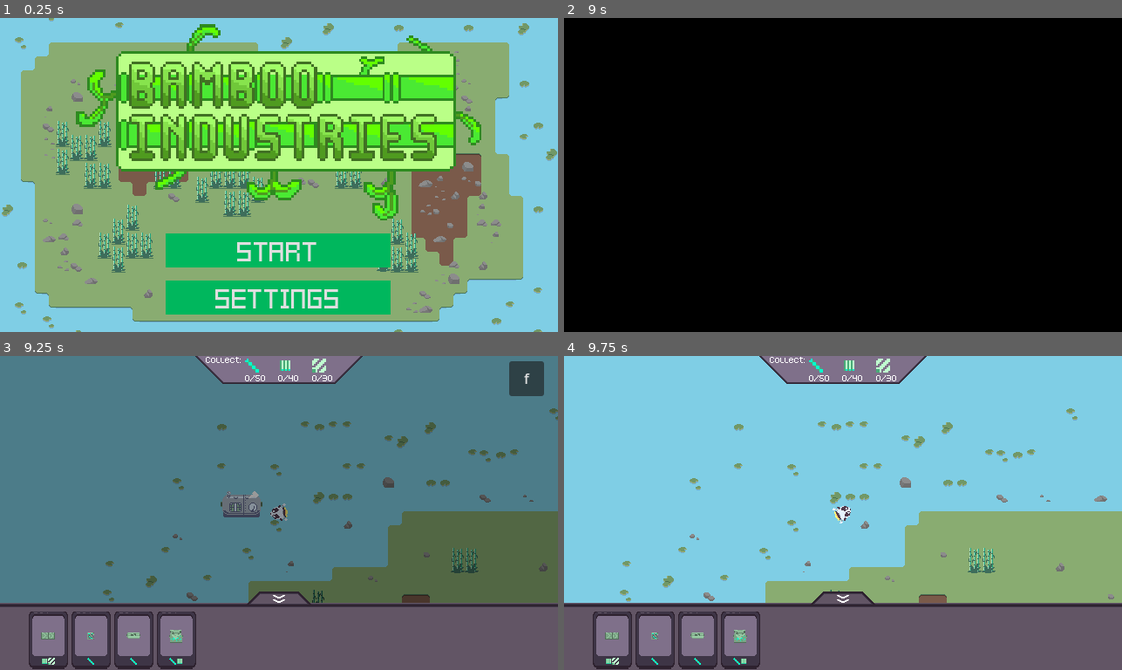
Above: before the commit, frames 1-4 (two rows, left to right).
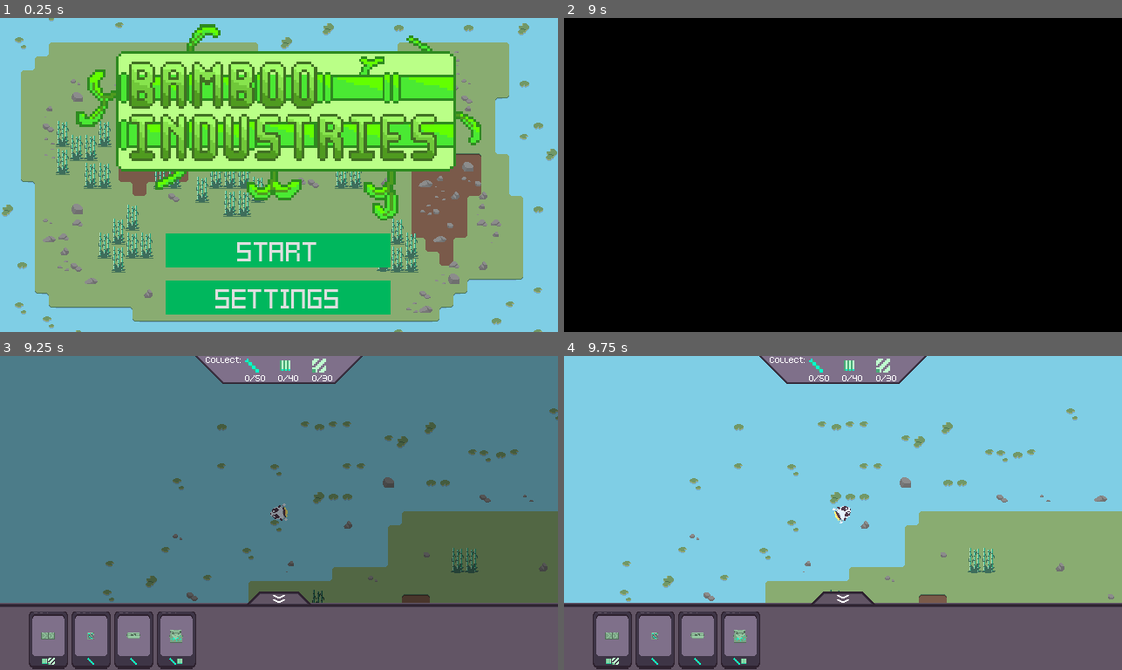
Above: after the commit, the same moments.

Repository: Hyper-Burner/GMTK-Game-Jam-2024
Game: Godot game, scene res://Menu_Scenes/Scenes/menu.tscn
The game is run twice, just before and just after one commit, with the same random seed, the same clock (stepped at 60 frames per second) and the same inputs.
Inputs (mouse positions are in pixels of both pictures, inside the frame that each line leads up to):
- Up to frame 1 (0.25 s): no input
- Up to frame 2 (9 s): click "Start" at 0.5 s; move the mouse to (965, 159) at 1.27 s; press the mouse at (965, 159) at 1.28 s; hold D (right) 1.28-2 s; release the mouse at (965, 159) at 2 s; click (843, 275) at 2 s; tap Enter at 2.75, 7.25 s; move the mouse to (731, 190) at 2.77 s; hold S (down) 2.78-3.53 s; right-click (731, 190) at 2.85 s; move the mouse to (898, 105) at 3.52 s; hold D (right) 3.53-4.28 s; tap R (rotate) at 3.6, 5.85, 8.1 s; move the mouse to (815, 237) at 4.27 s; hold W (up) 4.28-5.03 s; click (815, 237) at 4.35 s; move the mouse to (1010, 222) at 5.02 s; hold Right mouse button (right_click) 5.03-5.78 s; hold A (left) 5.03-6.53 s; move the mouse to (675, 127) at 5.77 s; tap Space at 6.5, 8.75 s; move the mouse to (870, 175) at 6.52 s; press the mouse at (870, 175) at 6.53 s; hold S (down) 6.53-7.28 s; move the mouse to (759, 96) at 7.27 s; release the mouse at (759, 96) at 7.28 s; hold D (right) 7.28-8.03 s; right-click (759, 96) at 7.35 s; move the mouse to (965, 159) at 8.02 s; hold W (up) 8.03-8.78 s; move the mouse to (731, 190) at 8.77 s; hold D (right) from 8.78 s (still down); click (731, 190) at 8.85 s
- Up to frame 3 (9.25 s): keep holding D (right)
- Up to frame 4 (9.75 s): release D (right) at 9.5 s; click (1088, 377) at 9.5 s, where only the run before the commit has a clickable "f"

Frames 1-2 are identical in both runs. In frame 3, 1.2% of the frame differs, in the area x 39-98%, y 1-52%; in frame 4, nothing differs.

Commit message:
Hid Preview and Close Buttons

Diff:
--- a/Components/follow_mouse.tscn
+++ b/Components/follow_mouse.tscn
@@ -3,6 +3,7 @@
 [ext_resource type="SpriteFrames" uid="uid://c8p1i561k6kmk" path="res://Classes/machine.tres" id="1_k1may"]
 
 [node name="FollowMouse" type="AnimatedSprite2D"]
+visible = false
 sprite_frames = ExtResource("1_k1may")
 animation = &"Boiler"
 speed_scale = 0.0
--- a/GUI/hud.tscn
+++ b/GUI/hud.tscn
@@ -86,12 +86,13 @@
 text = "Collect:"
 
 [node name="StopPlacing" type="Button" parent="."]
+visible = false
 layout_mode = 0
 offset_left = 264.0
 offset_top = -174.0
 offset_right = 304.0
 offset_bottom = -134.0
-text = "f"
+text = "X"
 script = ExtResource("4_u7rj3")
 
 [connection signal="pressed" from="Hotbar/TextureButton" to="Hotbar" method="_on_texture_button_pressed"]
--- a/Planets/Planet1.tscn
+++ b/Planets/Planet1.tscn
@@ -1181,7 +1181,7 @@
 normal = Vector2(1, 0)
 distance = -7.0
 
-[node name="resource" type="TileMapLayer" groups=["World"]]
+[node name="resource2" type="TileMapLayer" groups=["World"]]
 tile_map_data = PackedByteArray("AAAnAAMAAAAAAAAAAAAnAAQAAAAAAAIAAAAnAAUAAAAAAAAAAAAnAAYAAAAAAAIAAAAnAAcAAAAAAAAAAAAnAA …(1968 unchanged characters)…
 tile_set = SubResource("TileSet_3rc0e")
 script = ExtResource("5_4bk4t")
@@ -1194,6 +1194,7 @@
 tile_set = SubResource("TileSet_a37nm")
 
 [node name="FollowMouse" parent="." instance=ExtResource("6_bxxsj")]
+visible = false
 sprite_frames = SubResource("SpriteFrames_g5pht")
 
 [node name="RigidBody2D" type="RigidBody2D" parent="."]
Not shown: 1 places in Classes/machine.tres that only renumber resources
